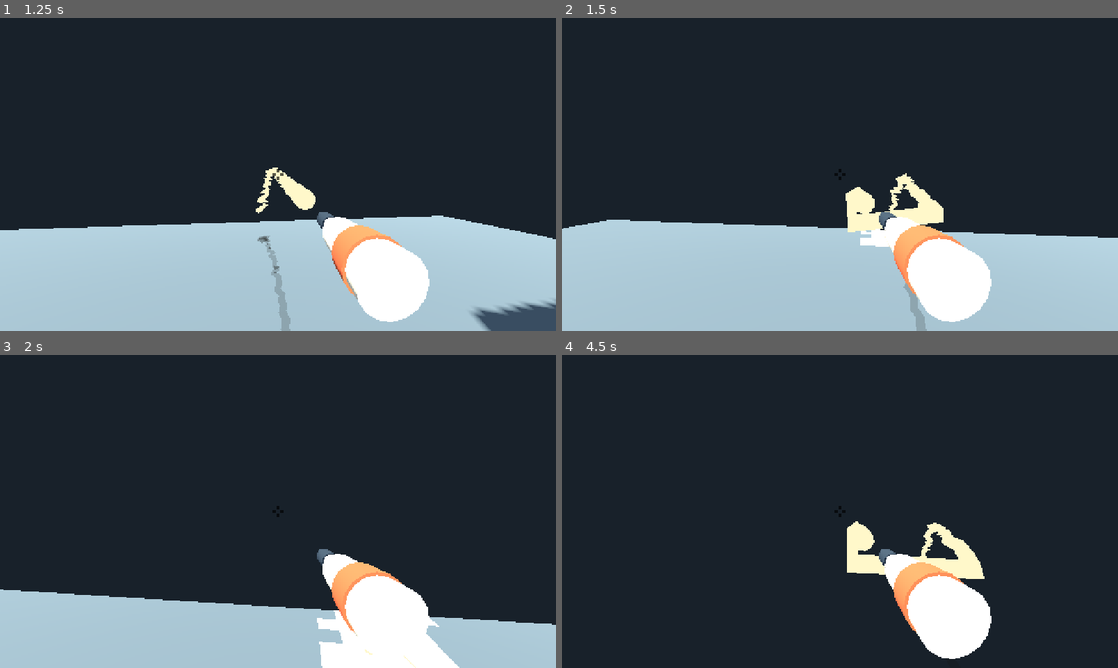
Above: before the commit, frames 1-4 (two rows, left to right).
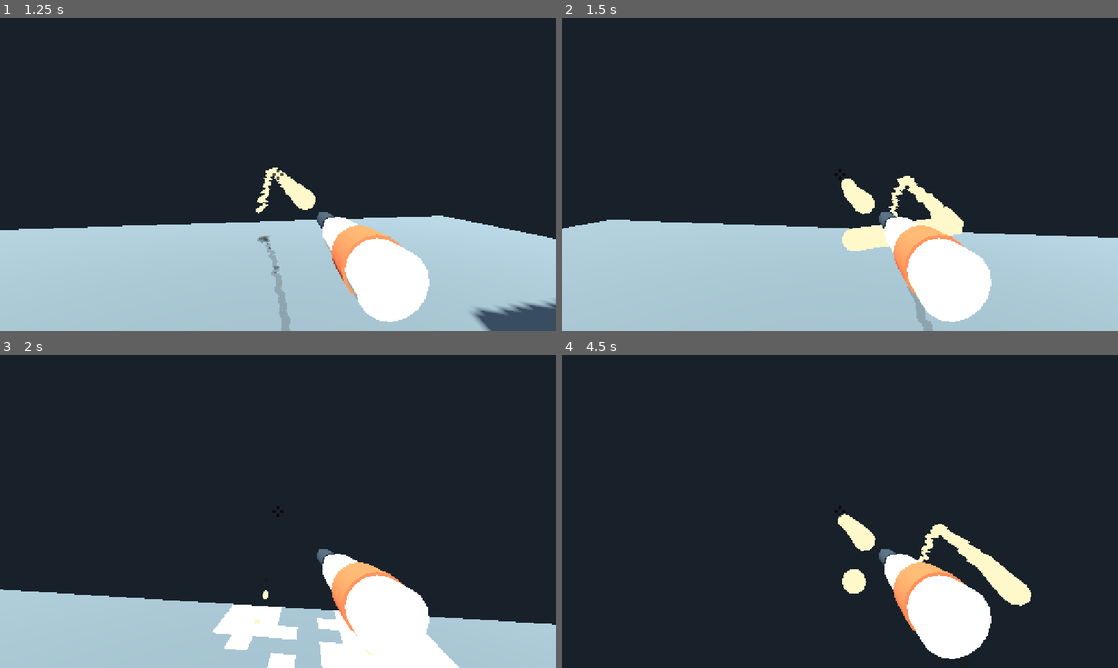
Above: after the commit, the same moments.

Repository: k3vin7/SauceIT-
Game: Godot game, scene res://main.tscn
Same seed, same stepped clock (60 frames per second), same inputs: the game is played once before the commit and once after it.
Inputs (mouse positions are in pixels of both pictures, inside the frame that each line leads up to):
- Up to frame 1 (1.25 s): tap Enter at 0.5 s; move the mouse to (305, 174) at 0.52 s; press the mouse at (305, 174) at 0.53 s; hold W (move_forward) from 0.53 s (still down)
- Up to frame 2 (1.5 s): keep holding W (move_forward); move the mouse to (812, 174) at 1.27 s; release the mouse at (812, 174) at 1.28 s; click (812, 174) at 1.35 s
- Up to frame 3 (2 s): keep holding W (move_forward)
- Up to frame 4 (4.5 s): keep holding W (move_forward); move the mouse to (851, 505) at 2.02 s; press the mouse at (851, 505) at 2.03 s; move the mouse to (834, 517) at 2.77 s; release the mouse at (834, 517) at 2.78 s; click (834, 517) at 2.85 s; move the mouse to (878, 514) at 3.52 s; press the mouse at (878, 514) at 3.53 s; move the mouse to (795, 508) at 4.27 s; release the mouse at (795, 508) at 4.28 s; click (795, 508) at 4.35 s

Frame 1 is identical in both runs. In frame 2, 1.7% of the frame differs, in the area x 50-73%, y 49-100%; in frame 3, 1.6%; in frame 4, 2.2%, in the area x 49-85%, y 50-81%.

Commit message:
Separate bursts so a new press does not join the falling strand
_points was a single flat array with no notion of a trigger press, and the
code treated array-adjacent points as physically continuous. Releasing and
pressing again appended the new points next to the old ones, which joined
two unrelated strands both visually and physically.

- MayoPoint carries a burst_index, incremented on the rising edge of the
  fire input. Array-adjacent points from different bursts are never one
  strand.
- Strand Break Spacing (exported) breaks a strand where adjacent points are
  further apart than N point_spacings, catching ruptures inside a burst.
  The default is 6.0, not 3.0: a released strand stretches on its own as
  its leading points fall faster, and its largest adjacent gap was measured
  growing to 5.7x spacing before landing. At 3.0 a normally falling strand
  was cut into five pieces.
- The ribbon builders and the spacing constraint both honour the break.
- The spacing constraint now only acts on the burst being fired. It models
  sauce still being pushed out of the nozzle, and applying it to a released
  burst made that burst behave differently depending on whether you
  happened to be firing again.
- The inertial bend weights each point by its position within its own
  burst, not within the whole array.
- _apply_release_pressure_loss had the same whole-array weighting bug and
  is fixed the same way; it also no longer re-decays an earlier burst that
  is already coasting.

Measured on the reported symptoms: two bursts 0.735 m apart were drawn as
one ribbon segment and the falling burst was pulled 1.387 m in 12 frames
against 0.906 m of free fall. Both are gone. A new burst fired while an
older one is still falling bows 0.306 m, against 0.066 m before.

probe_burst covers all three, each confirmed to fail when its own fix is
reverted. The short-pause case exists specifically to exercise the burst
index, since a long pause is already caught by the distance rule.

Costs a median +0.34 ms per physics tick, measured by interleaving both
versions in one session; session-to-session drift on this machine is
larger than that, so absolute figures are not comparable across runs.

Claude-Session: https://claude.ai/code/session_01HCdwwVp4KXGpCDusmVrS6V

Diff:
--- a/scripts/mayo_prototype.gd
+++ b/scripts/mayo_prototype.gd
@@ -20,6 +20,7 @@
 	var landing_age := 0.0
 	var fixed_age := 0.0
 	var collision_slot := 0
+	var burst_index := 0
 
 class RibbonPoint:
 	var position := Vector3.ZERO
@@ -49,6 +50,9 @@
 @export_range(0.0, 0.5, 0.01) var speed_magnitude_jitter := 0.10
 @export_range(0.0, 1.0, 0.01) var inherited_player_velocity := 0.22
 @export_range(32, 512, 1) var maximum_point_count := 192
+## Adjacent points further apart than this many point_spacings are treated as
+## separate strands: the ribbon breaks there and no spacing correction is applied.
+@export_range(1.5, 12.0, 0.1) var strand_break_spacing := 6.0
 
 @export_group("Collision Budget")
 @export_range(1, 4, 1) var raycast_frame_stride := 1
@@ -121,6 +125,7 @@
 var _droplet_cursor := 0
 var _next_collision_slot := 0
 var _was_firing := false
+var _burst_index := 0
 var _aim_yaw := 0.0
 var _aim_pitch := 0.0
 var _first_person := true
@@ -155,6 +160,8 @@
 	_update_aim()
 	var firing := Input.is_action_pressed("fire_mayo")
 	if firing:
+		if not _was_firing:
+			_burst_index += 1
 		_apply_inertial_follow(_player.frame_movement)
 		_emit_distance += extend_speed * delta
 		while _emit_distance >= point_spacing:
@@ -506,21 +513,51 @@
 	point.velocity = direction * speed + Vector3(_player.velocity.x, 0.0, _player.velocity.z) * inherited_player_velocity
 	point.launch_direction = direction
 	point.collision_slot = _next_collision_slot
+	point.burst_index = _burst_index
 	_next_collision_slot = (_next_collision_slot + 1) % maxi(raycast_frame_stride, 1)
 	_points.push_back(point)
 
 
+## Two array-adjacent points are one continuous strand only if they came from
+## the same trigger press and have not been pulled apart into separate blobs.
+func _points_connected(front: MayoPoint, back: MayoPoint) -> bool:
+	return front.burst_index == back.burst_index \
+		and front.position.distance_squared_to(back.position) <= _break_distance_squared()
+
+
+func _break_distance_squared() -> float:
+	var break_distance := point_spacing * strand_break_spacing
+	return break_distance * break_distance
+
+
+## Index range [start, end] of the burst the point at `start` belongs to.
+func _burst_end(start: int) -> int:
+	var burst: int = _points[start].burst_index
+	var last := start
+	while last + 1 < _points.size() and _points[last + 1].burst_index == burst:
+		last += 1
+	return last
+
+
 func _apply_inertial_follow(player_movement: Vector3) -> void:
 	if player_movement.length_squared() <= 0.00000001 or _points.is_empty():
 		return
-	var denominator := maxf(float(_points.size() - 1), 1.0)
-	for i in _points.size():
-		var point := _points[i]
-		if point.phase != PointPhase.AIR:
-			continue
-		var t := float(i) / denominator
-		var follow := lerpf(front_follow, 1.0, pow(t, follow_curve_power))
-		point.position += player_movement * follow
+	# t is the point's position inside its own burst. Measuring it against the
+	# whole array skews the bend of the strand being extended whenever an
+	# earlier burst is still falling. Only the burst still attached to the
+	# muzzle follows the player; detached ones are on their own.
+	var index := 0
+	while index < _points.size():
+		var last := _burst_end(index)
+		if _points[index].burst_index == _burst_index:
+			var denominator := maxf(float(last - index), 1.0)
+			for i in range(index, last + 1):
+				var point := _points[i]
+				if point.phase != PointPhase.AIR:
+					continue
+				var t := float(i - index) / denominator
+				point.position += player_movement * lerpf(front_follow, 1.0, pow(t, follow_curve_power))
+		index = last + 1
 
 
 ## Releasing the trigger drops the line pressure. The front of the strand is
@@ -530,16 +567,24 @@
 func _apply_release_pressure_loss() -> void:
 	if release_pressure_loss <= 0.0 or _points.is_empty():
 		return
-	var denominator := maxf(float(_points.size() - 1), 1.0)
-	for i in _points.size():
-		var point := _points[i]
-		if point.phase != PointPhase.AIR:
-			continue
-		# Index 0 is the front tip; the last index is the muzzle.
-		var t := float(i) / denominator
-		point.velocity *= 1.0 - release_pressure_loss * pow(t, release_pressure_curve)
-		# Nothing is being pushed any more, so gravity takes over immediately.
-		point.powered = false
+	# Only the burst that was being fired loses pressure, and t is measured
+	# inside it: an earlier burst is already coasting and must not be decayed
+	# a second time.
+	var start := 0
+	while start < _points.size():
+		var last := _burst_end(start)
+		if _points[start].burst_index == _burst_index:
+			var denominator := maxf(float(last - start), 1.0)
+			for i in range(start, last + 1):
+				var point := _points[i]
+				if point.phase != PointPhase.AIR:
+					continue
+				# The burst's index 0 is its front tip; its last index is the muzzle.
+				var t := float(i - start) / denominator
+				point.velocity *= 1.0 - release_pressure_loss * pow(t, release_pressure_curve)
+				# Nothing is being pushed any more, so gravity takes over immediately.
+				point.powered = false
+		start = last + 1
 
 
 func _simulate_points(delta: float) -> void:
@@ -620,10 +665,16 @@
 func _enforce_spacing_constraint() -> void:
 	if _points.size() < 2:
 		return
+	var break_distance_squared := _break_distance_squared()
 	for _pass in spacing_constraint_passes:
 		for i in _points.size() - 1:
 			var front := _points[i]
 			var back := _points[i + 1]
+			# Inlined _points_connected: this runs once per pair per pass.
+			if front.burst_index != _burst_index \
+					or front.burst_index != back.burst_index \
+					or front.position.distance_squared_to(back.position) > break_distance_squared:
+				continue
 			var direction := (front.launch_direction + back.launch_direction).normalized()
 			if direction.length_squared() < 0.000001:
 				direction = _attack_direction
@@ -674,19 +725,30 @@
 func _segments_for_phase(phase: PointPhase, camera_position: Vector3) -> Array:
 	var result: Array = []
 	var current: Array = []
+	# Points skipped here are not array-adjacent to the next kept one, so the
+	# run breaks and `previous` is cleared; within a run adjacency holds.
+	var previous: MayoPoint = null
+	var break_distance_squared := _break_distance_squared()
 	for point in _points:
-		if point.phase == phase and not _is_near_camera(point, camera_position):
-			var visual_point := RibbonPoint.new()
-			visual_point.position = point.position
-			if phase == PointPhase.LANDING:
-				var progress := clampf(point.landing_age / landing_transition_time, 0.0, 1.0)
-				visual_point.opacity = 1.0 - progress
-				visual_point.width_scale = 1.0 - progress
-			current.push_back(visual_point)
-		else:
+		if point.phase != phase or _is_near_camera(point, camera_position):
 			if not current.is_empty():
 				result.push_back(current)
 				current = []
+			previous = null
+			continue
+		if previous != null and (previous.burst_index != point.burst_index \
+				or previous.position.distance_squared_to(point.position) > break_distance_squared):
+			if not current.is_empty():
+				result.push_back(current)
+				current = []
+		var visual_point := RibbonPoint.new()
+		visual_point.position = point.position
+		if phase == PointPhase.LANDING:
+			var progress := clampf(point.landing_age / landing_transition_time, 0.0, 1.0)
+			visual_point.opacity = 1.0 - progress
+			visual_point.width_scale = 1.0 - progress
+		current.push_back(visual_point)
+		previous = point
 	if not current.is_empty():
 		result.push_back(current)
 	return result
@@ -695,12 +757,21 @@
 func _shadow_segments(camera_position: Vector3) -> Array:
 	var result: Array = []
 	var current: Array = []
+	var previous: MayoPoint = null
+	var break_distance_squared := _break_distance_squared()
 	for point in _points:
 		if point.phase == PointPhase.WALL_FIXED or _is_near_camera(point, camera_position):
 			if not current.is_empty():
 				result.push_back(current)
 				current = []
+			previous = null
 			continue
+		if previous != null and (previous.burst_index != point.burst_index \
+				or previous.position.distance_squared_to(point.position) > break_distance_squared):
+			if not current.is_empty():
+				result.push_back(current)
+				current = []
+		previous = point
 		var visual_point := RibbonPoint.new()
 		visual_point.position = Vector3(point.position.x, 0.0, point.position.z)
 		if point.phase == PointPhase.LANDING:
--- /dev/null
+++ b/tests/probe_burst.gd
@@ -0,0 +1,176 @@
+extends SceneTree
+
+# Burst boundary checks:
+#   1. a new burst does not join the ribbon of one still falling, including
+#      after a pause too short for the distance rule to catch
+#   2. a falling burst is not dragged toward the new one
+#   3. a burst bends on its own weighting, whether or not an older burst is
+#      still in the array
+
+var failures: Array[String] = []
+
+
+func _initialize() -> void:
+	call_deferred("_run")
+
+
+func _check(condition: bool, message: String) -> void:
+	if not condition:
+		failures.push_back(message)
+
+
+func _run() -> void:
+	var scene = load("res://main.tscn").instantiate()
+	root.add_child(scene)
+	await process_frame
+	scene.set_process_unhandled_input(false)
+	scene.debug_set_aim(0.0, 0.0)
+
+	# --- 2. a released burst must fall the same whether or not you fire again
+	var free_fall := await _tail_travel(scene, false)
+	await _settle(scene)
+	var with_second := await _tail_travel(scene, true)
+	print("released burst tail travel over 12 frames: %.3f m alone, %.3f m while a new burst fires" % [
+		free_fall, with_second])
+	_check(free_fall > 0.3, "control burst did not fall, so the comparison is meaningless")
+	_check(with_second < free_fall * 1.05 + 0.01,
+		"falling burst was dragged by the new burst: %.3f m vs %.3f m in free fall" % [
+			with_second, free_fall])
+
+	# --- 1a. long pause: the two bursts must be separate ribbon segments
+	await _settle(scene)
+	var long_pause := await _two_bursts(scene, 14)
+	print("long pause:  gap %.3f m (threshold %.3f m) -> AIR segments = %d, sizes %s" % [
+		long_pause.gap, long_pause.threshold, long_pause.segments.size(),
+		str(long_pause.segments.map(func(seg): return seg.size()))])
+	_check(long_pause.segments.size() >= 2, "the two bursts were drawn as one ribbon segment")
+
+	# --- 1b. short pause: gap stays under the distance threshold, so only the
+	# burst index can separate them
+	await _settle(scene)
+	var short_pause := await _two_bursts(scene, 3)
+	print("short pause: gap %.3f m (threshold %.3f m) -> AIR segments = %d, sizes %s" % [
+		short_pause.gap, short_pause.threshold, short_pause.segments.size(),
+		str(short_pause.segments.map(func(seg): return seg.size()))])
+	_check(short_pause.gap < short_pause.threshold,
+		"short pause gap %.3f m exceeded the distance threshold, so this case does not test the burst index" % short_pause.gap)
+	_check(short_pause.segments.size() >= 2,
+		"a short pause left both bursts in one ribbon segment: the burst index is not separating them")
+
+	# --- 3. bend must not depend on what else is in the array
+	await _settle(scene)
+	var lone_bow := await _strafe_bow(scene, false)
+	await _settle(scene)
+	var trailing_bow := await _strafe_bow(scene, true)
+	print("bow after 20 frames of strafing fire: %.4f m alone, %.4f m with an older burst still alive" % [
+		lone_bow, trailing_bow])
+	_check(lone_bow > 0.05, "strafing while firing produced no bow at all")
+	_check(trailing_bow > lone_bow * 0.6,
+		"an older burst in the array flattened the new strand's bend: %.4f m vs %.4f m alone" % [
+			trailing_bow, lone_bow])
+
+	if failures.is_empty():
+		print("MAYO_BURST_OK")
+		quit(0)
+		return
+	for failure in failures:
+		push_error(failure)
+	quit(1)
+
+
+func _settle(scene) -> void:
+	for action in ["fire_mayo", "move_right"]:
+		if Input.is_action_pressed(action):
+			Input.action_release(action)
+	scene._points.clear()
+	for _f in 20:
+		await physics_frame
+	scene._rng.seed = 0x4d41594f
+
+
+## Fires a burst, releases it, and returns how far its muzzle-end point travels
+## over the next 12 frames. With `second_burst`, a new burst is fired during
+## those frames, which is what must not change the answer.
+func _tail_travel(scene, second_burst: bool) -> float:
+	scene._rng.seed = 0x4d41594f
+	Input.action_press("fire_mayo")
+	for _f in 20:
+		await physics_frame
+	Input.action_release("fire_mayo")
+	for _f in 14:
+		await physics_frame
+	var count: int = scene._points.size()
+	if count == 0:
+		return 0.0
+	var before: Vector3 = scene._points[count - 1].position
+	if second_burst:
+		Input.action_press("fire_mayo")
+	for _f in 12:
+		await physics_frame
+	if second_burst:
+		Input.action_release("fire_mayo")
+	if scene._points.size() < count:
+		return 0.0
+	return before.distance_to(scene._points[count - 1].position)
+
+
+## Fires a burst, pauses for `pause_frames`, then starts a second one and
+## reports the gap between them and the resulting AIR ribbon segments.
+func _two_bursts(scene, pause_frames: int) -> Dictionary:
+	Input.action_press("fire_mayo")
+	for _f in 18:
+		await physics_frame
+	Input.action_release("fire_mayo")
+	for _f in pause_frames:
+		await physics_frame
+	var count: int = scene._points.size()
+	var tail: Vector3 = scene._points[count - 1].position
+	Input.action_press("fire_mayo")
+	await physics_frame
+	var head: Vector3 = scene._points[scene._points.size() - 1].position
+	Input.action_release("fire_mayo")
+	return {
+		"gap": tail.distance_to(head),
+		"threshold": scene.point_spacing * scene.strand_break_spacing,
+		"segments": scene._segments_for_phase(0, scene._camera.global_position),
+	}
+
+
+## Bow of a burst fired while strafing. With `trailing`, an earlier burst is
+## left falling in the array first, which must not change the result.
+func _strafe_bow(scene, trailing: bool) -> float:
+	if trailing:
+		Input.action_press("fire_mayo")
+		for _f in 18:
+			await physics_frame
+		Input.action_release("fire_mayo")
+		for _f in 3:
+			await physics_frame
+	Input.action_press("fire_mayo")
+	Input.action_press("move_right")
+	for _f in 20:
+		await physics_frame
+	var burst: int = scene._burst_index
+	Input.action_release("move_right")
+	Input.action_release("fire_mayo")
+	var air: Array = []
+	for point in scene._points:
+		if point.phase == 0 and point.burst_index == burst:
+			air.push_back(point.position)
+	return _bow_of(air)
+
+
+## Largest deviation of a strand from the straight line joining its ends.
+func _bow_of(air: Array) -> float:
+	if air.size() < 3:
+		return 0.0
+	var first: Vector3 = air[0]
+	var axis: Vector3 = air[-1] - first
+	if axis.length_squared() < 0.000001:
+		return 0.0
+	axis = axis.normalized()
+	var worst := 0.0
+	for position in air:
+		var offset: Vector3 = position - first
+		worst = maxf(worst, (offset - axis * offset.dot(axis)).length())
+	return worst
Not shown, changed: README.md
